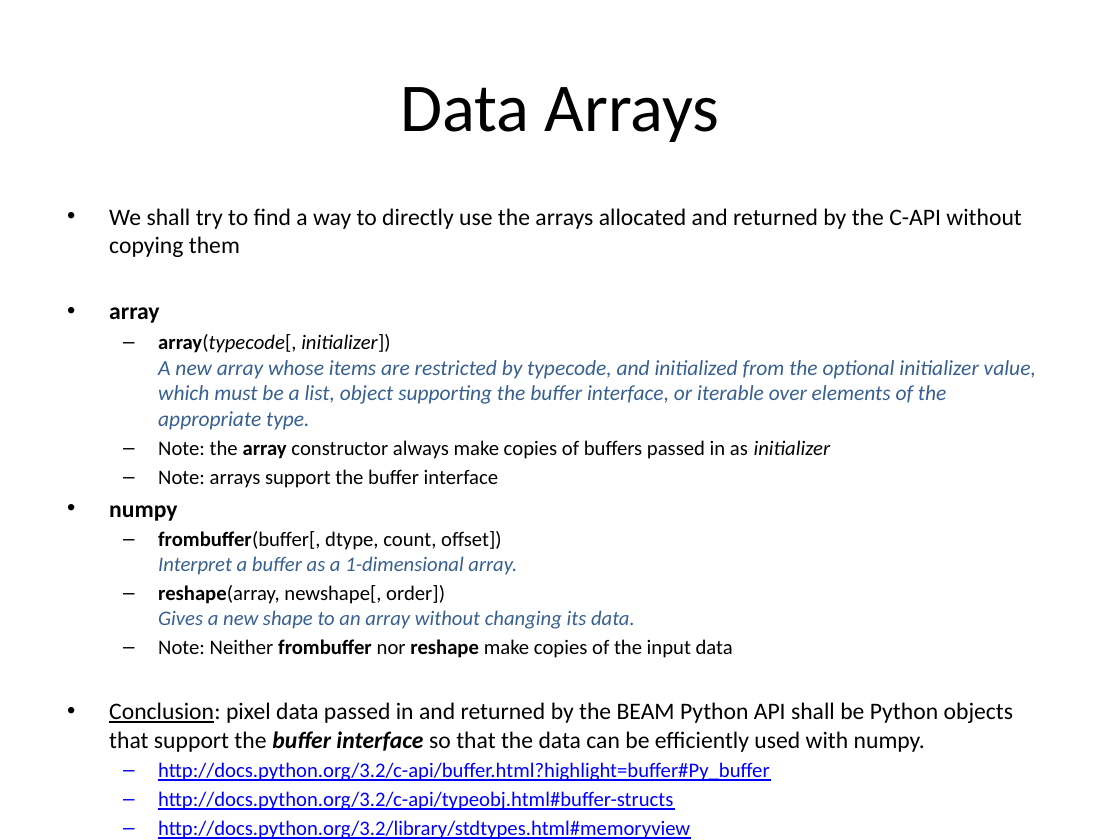
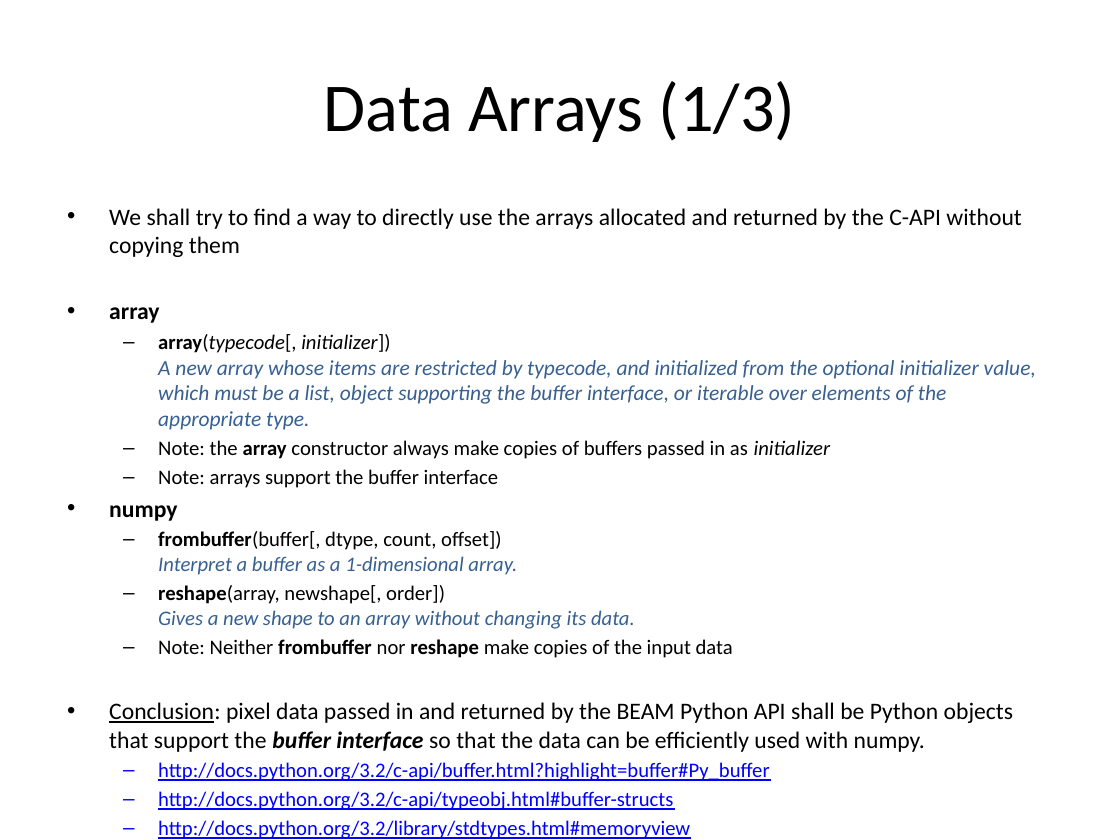
Before and after one commit to bcdev/beam-extapi, a slide deck: slide 11 of docs/beam-extapi.pptx. Drawn at 1120x840 pixels with LibreOffice and Linux fonts; fonts in the diff are those of the drawing. Boxes give left, top, right and bottom in pixels: in the first picture for what was removed or moved away, otherwise in the second. Text is boxed around its words. In the diff, an @@ line names an element or a change of style, - is before the commit and + after.

Commit message:
more about array buffers

```diff
--- a/docs/beam-extapi.pptx
+++ b/docs/beam-extapi.pptx
@@ title at bbox=[324, 81, 795, 142]: text changed @@
-Data Arrays
+Data Arrays (1/3)
```
Also in this commit, not shown: 4 slides added.
